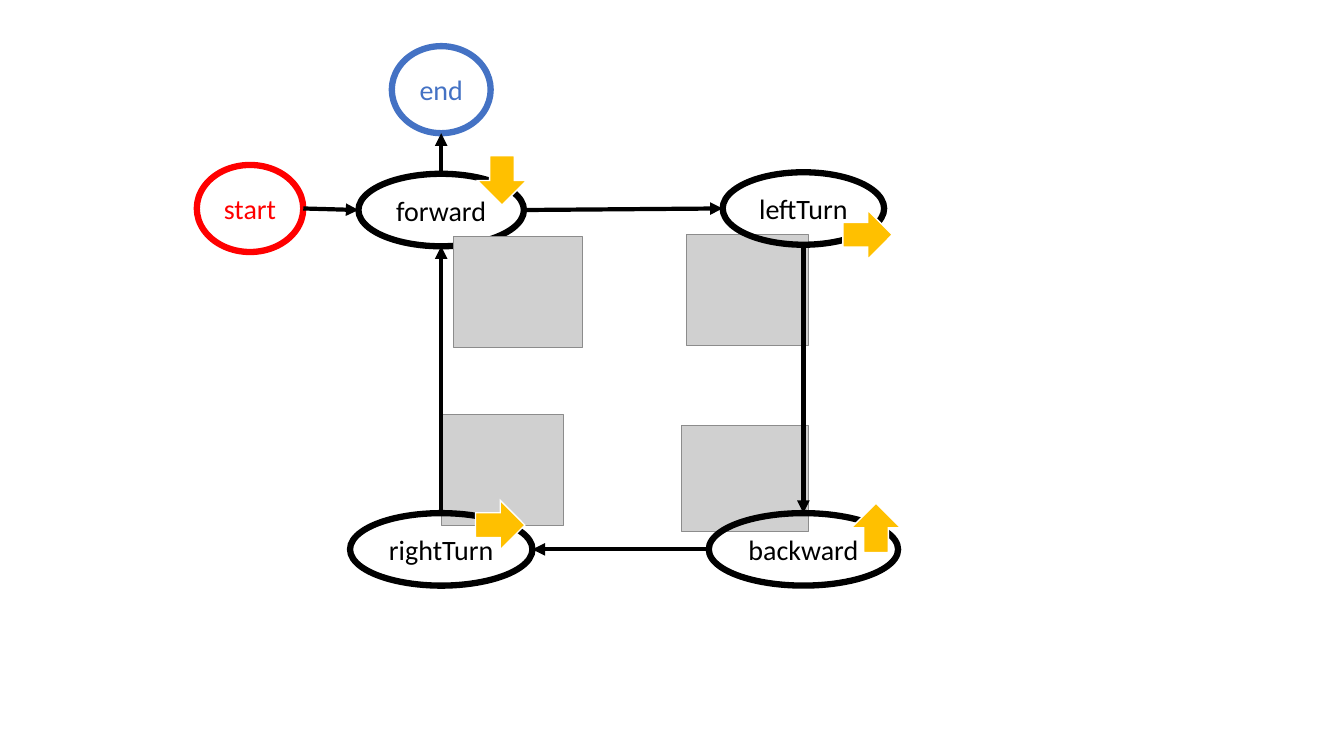
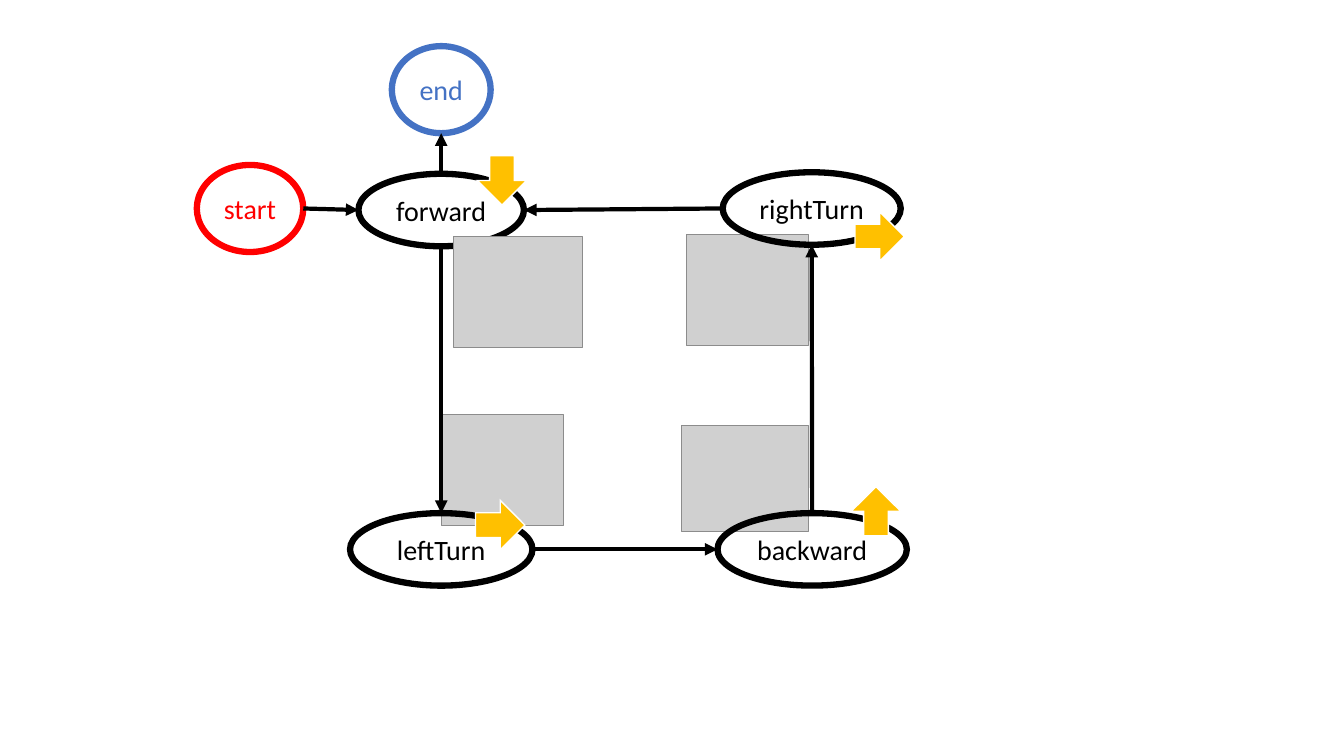
Before and after one commit to FFrabetti/ProgettoISS_relazione, a slide deck: slide 9 of Appunti/ISSPowerPoint.pptx. Drawn at 1344x756 pixels with LibreOffice and Linux fonts; fonts in the diff are those of the drawing; grey boxes stand for pictures. Boxes give left, top, right and bottom in pixels: in the first picture for what was removed or moved away, otherwise in the second. Text is boxed around its words. In the diff, an @@ line names an element or a change of style, - is before the commit and + after.

```diff
--- a/Appunti/ISSPowerPoint.pptx
+++ b/Appunti/ISSPowerPoint.pptx
@@ ellipse "rightTurn": place and size @@
-ellipse "rightTurn" at bbox=[723, 172, 884, 245]
+ellipse "rightTurn" at bbox=[723, 172, 901, 245]
@@ arrow (524, 210) - (723, 209): arrowheads changed @@
@@ text in ellipse at bbox=[759, 199, 863, 226]: text changed @@
-leftTurn
+rightTurn
@@ 1 ellipse, 1 arrow, 1 up arrow: place and size @@
-1 ellipse, 1 arrow, 1 up arrow at bbox=[709, 210, 898, 586]
+1 ellipse, 1 arrow, 1 up arrow at bbox=[718, 212, 907, 586]
@@ arrow (442, 513) - (442, 246): arrowheads changed @@
@@ arrow (812, 245) - (813, 513): arrowheads changed @@
@@ up arrow: place and size @@
-up arrow at bbox=[852, 503, 901, 553]
+up arrow at bbox=[852, 487, 901, 536]
@@ text in ellipse at bbox=[397, 540, 486, 561]: text changed @@
-rightTurn
+leftTurn
@@ arrow moved from (709, 549) - (532, 549) to (718, 549) - (532, 549) @@
@@ arrow (718, 549) - (532, 549): arrowheads changed @@
```
Also in this commit, not shown: 1 other slide changed, 2 slides added, 4 other files.
